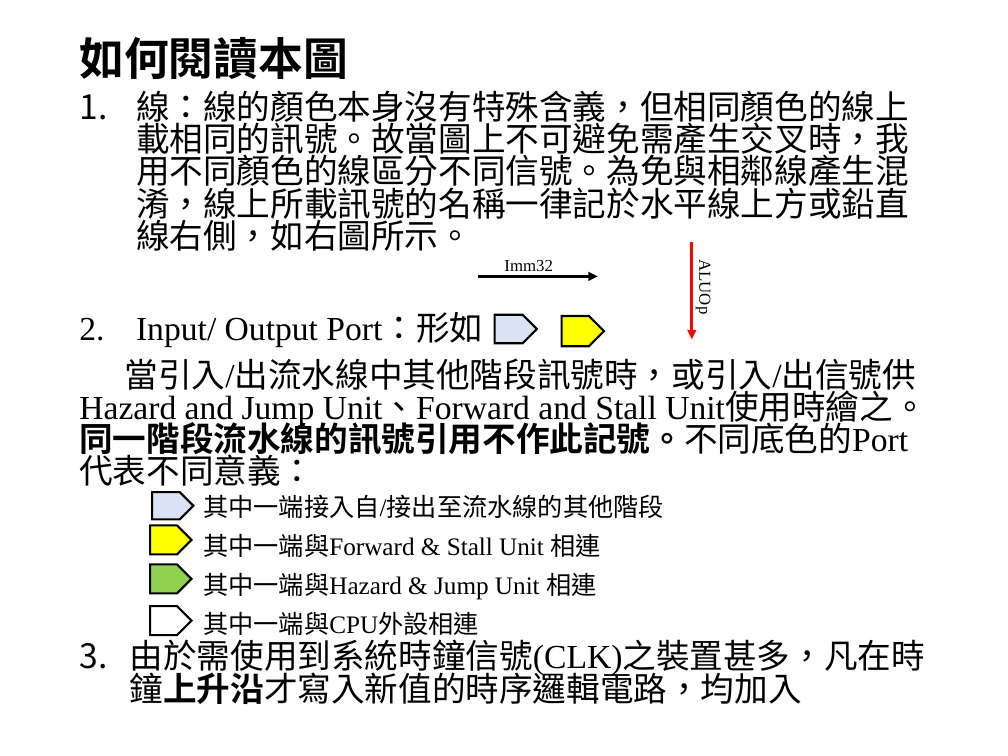
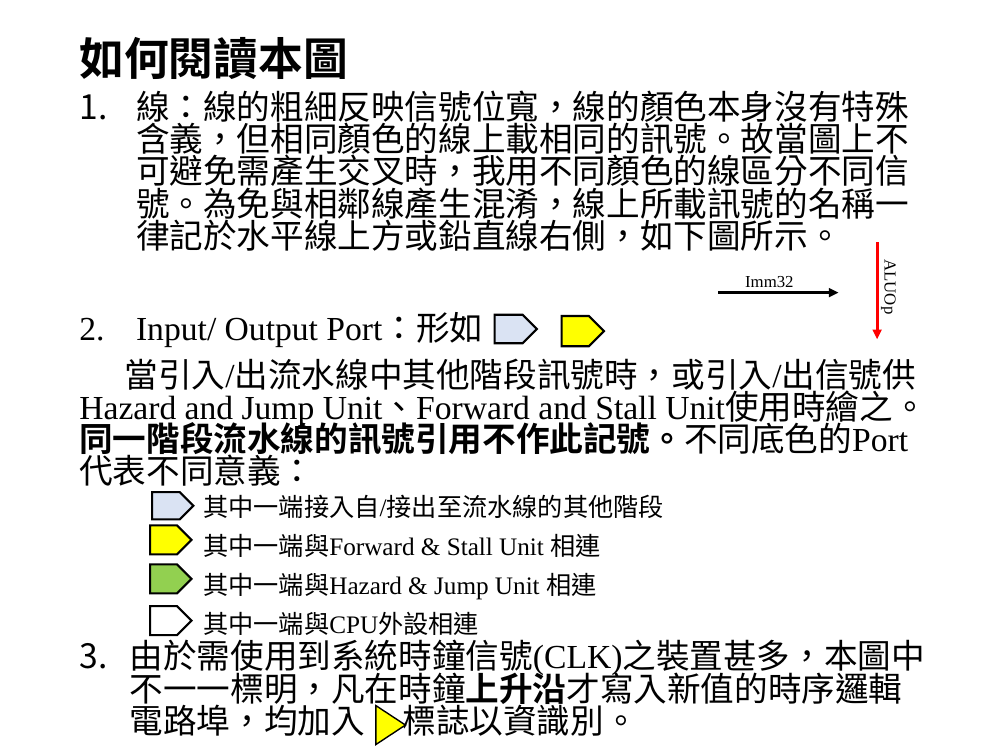
Before and after one commit to baron0426/Pipeline, a slide deck: slide 6 of fig.pptx. Drawn at 1008x756 pixels with LibreOffice and Linux fonts; fonts in the diff are those of the drawing. Boxes give left, top, right and bottom in pixels: in the first picture for what was removed or moved away, otherwise in the second. Text is boxed around its words. In the diff, an @@ line names an element or a change of style, - is before the commit and + after.

```diff
--- a/fig.pptx
+++ b/fig.pptx
@@ text at [136, 90, 909, 251]: text changed @@
-1. 線：線的顏色本身沒有特殊含義，但相同顏色的線上載相同的訊號。故當圖上不可避免需產生交叉時，我用不同顏色的線區分不同信號。為免與相鄰線產生混淆，線上所載訊號的名稱一律記於水平線上方或鉛直線右側，如右圖所示。
+1. 線：線的粗細反映信號位寬，線的顏色本身沒有特殊含義，但相同顏色的線上載相同的訊號。故當圖上不可避免需產生交叉時，我用不同顏色的線區分不同信號。為免與相鄰線產生混淆，線上所載訊號的名稱一律記於水平線上方或鉛直線右側，如下圖所示。
@@ text "Imm32" rewrapped from [504, 260, 552, 271] to [745, 276, 793, 292] @@
@@ text "ALUOp": place and size @@
-text "ALUOp" at [696, 264, 715, 313]
+text "ALUOp" at [881, 264, 900, 313]
@@ arrow moved from (691, 242) - (691, 340) to (877, 242) - (877, 339) @@
@@ arrow moved from (478, 276) - (598, 276) to (719, 292) - (839, 292) @@
@@ text at [130, 634, 925, 736]: text changed @@
-3. 由於需使用到系統時鐘信號(CLK)之裝置甚多，凡在時鐘上升沿才寫入新值的時序邏輯電路，均加入
+3. 由於需使用到系統時鐘信號(CLK)之裝置甚多，本圖中不一一標明，凡在時鐘上升沿才寫入新值的時序邏輯電路埠，均加入 標誌以資識別。
@@ triangle added at [376, 706, 405, 745], fill #FFFF00, outline #000000 1 pt @@
```
Also in this commit, not shown: 1 other slide changed, 1 other file.
